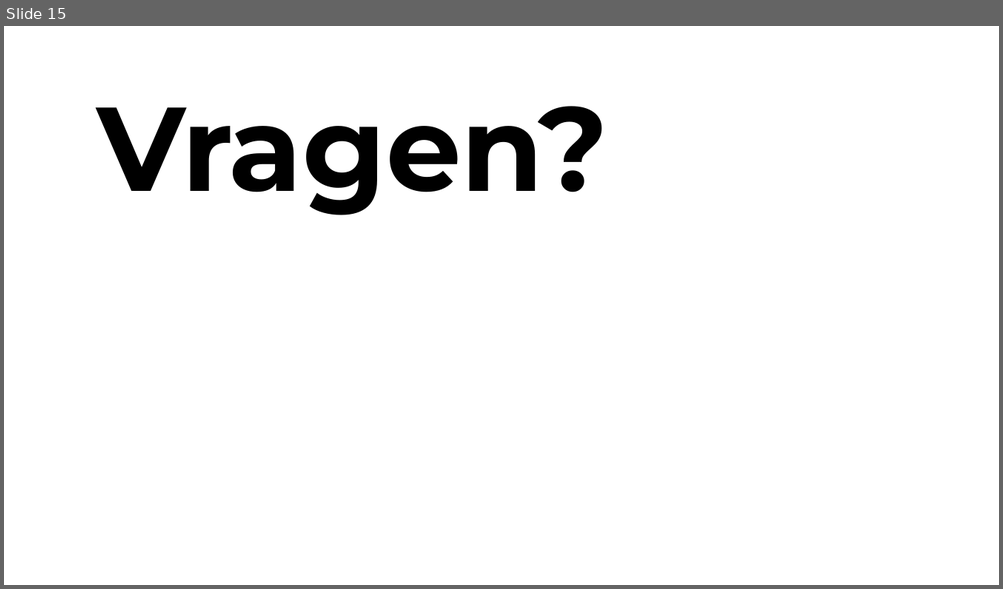
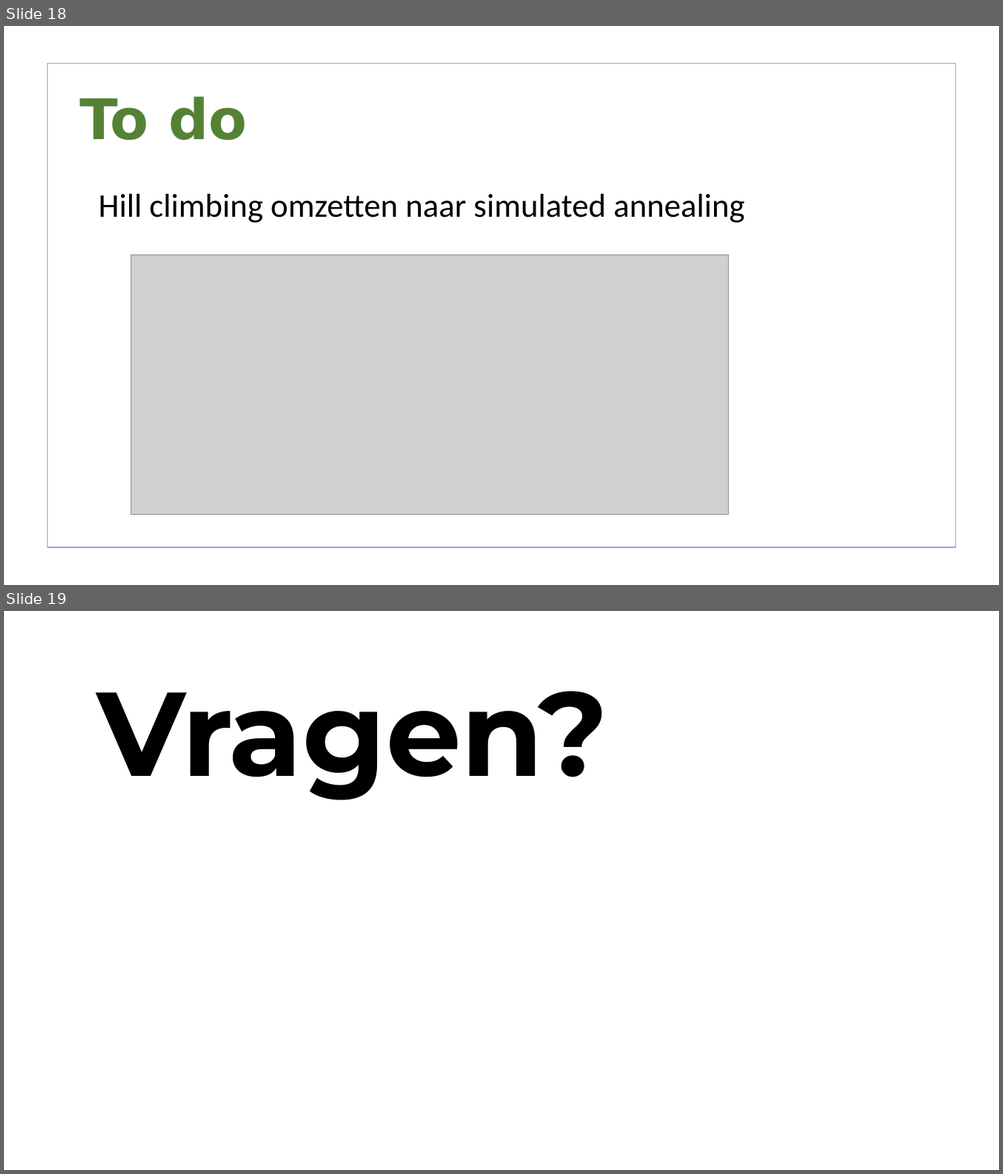
Before and after one commit to lisa259/RailNL, a slide deck: presentaties/Presentation 2.odp. Shown one above the other, each under a label of ours: slide 15 before the commit, slides 18 and 19 after it. The pictures are 1003x589 and 1003x1174 pixels, drawn with LibreOffice and Linux fonts; fonts in the diff are those of the drawing; grey boxes stand for pictures; background and template pictures are left out. Boxes give left, top, right and bottom in pixels: in the first picture for what was removed or moved away, otherwise in the second. Text is boxed around its words. In the diff, an @@ line names an element or a change of style, - is before the commit and + after.

```diff
--- a/presentaties/Presentation 2.odp
+++ b/presentaties/Presentation 2.odp
@@ slide 18 added at [4,26,999,585], background picture (left out) @@
@@ freeform shape added at [47,63,956,548], fill #FFFFFF, outline #8FAADC 0.99 pt @@
@@ title added at [79,96,247,140], 54 pt, text #548235, bold @@
+To do
@@ text added at [99,194,744,223], 32 pt, text #000000 @@
+• Hill climbing omzetten naar simulated annealing
@@ picture added at [131,255,728,515] @@
@@ what was slide 15 is now slide 19 @@
```
Also in this commit, not shown: 3 slides changed, 14 other slides added, 11 slides removed, 4 other files.
